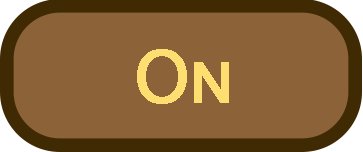
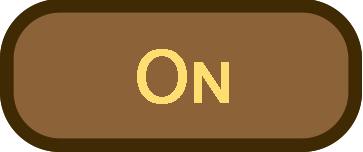
Two versions of the same layered image (363px x 152px). Layer-by-layer changes:
added layer "Rounded Rectangle 1 copy" above "Rounded Rectangle 1" over [0, 0, 362, 152]
